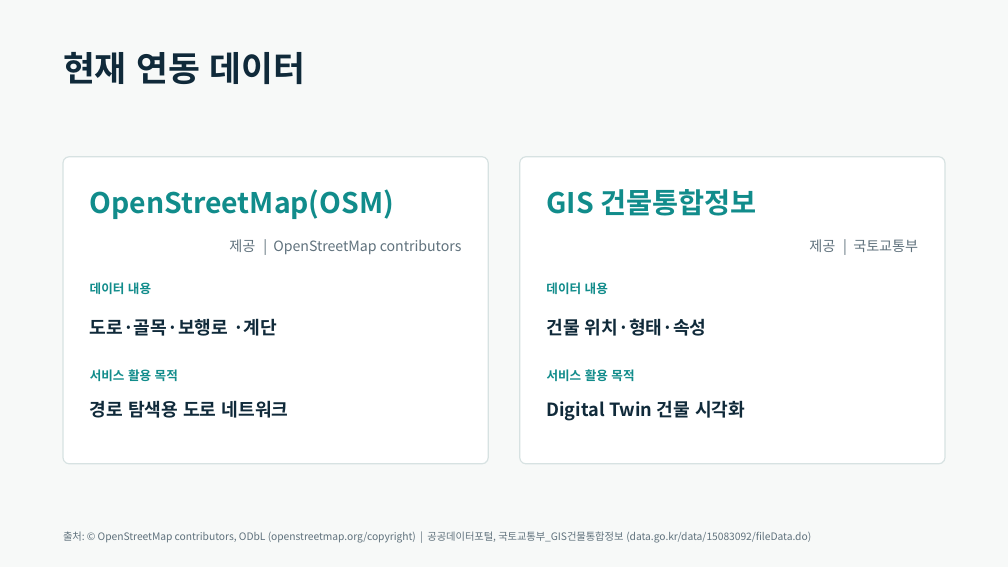
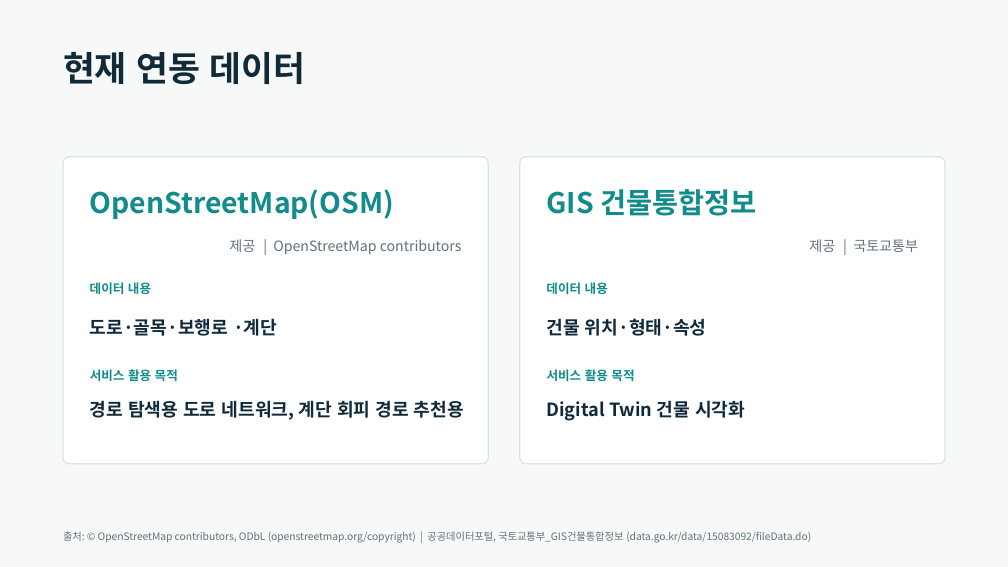
Before and after one commit to taein0926/SafeAlley, a slide deck: slide 7 of output/SafeAlley_Digital_Twin_발표자료_8p_v3.pptx. Drawn at 1008x567 pixels with LibreOffice and Linux fonts; fonts in the diff are those of the drawing. Boxes give left, top, right and bottom in pixels: in the first picture for what was removed or moved away, otherwise in the second. Text is boxed around its words. In the diff, an @@ line names an element or a change of style, - is before the commit and + after.

```diff
--- a/output/SafeAlley_Digital_Twin_발표자료_8p_v3.pptx
+++ b/output/SafeAlley_Digital_Twin_발표자료_8p_v3.pptx
@@ text at box(90, 400, 464, 420): text changed @@
-경로 탐색용 도로 네트워크
+경로 탐색용 도로 네트워크, 계단 회피 경로 추천용
```
Also in this commit, not shown: 1 other slide changed, 1 slide removed, 8 other files.
